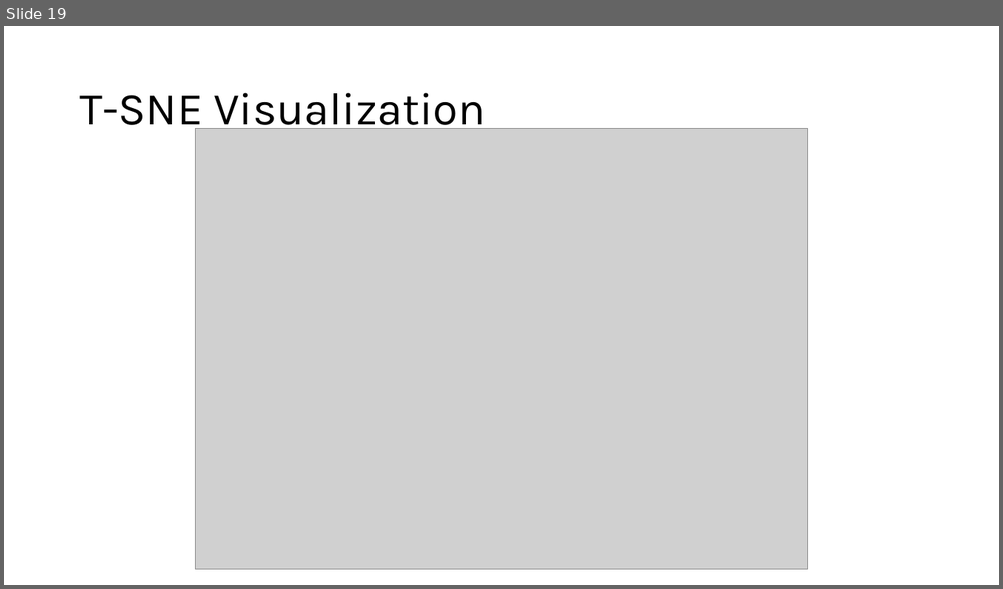
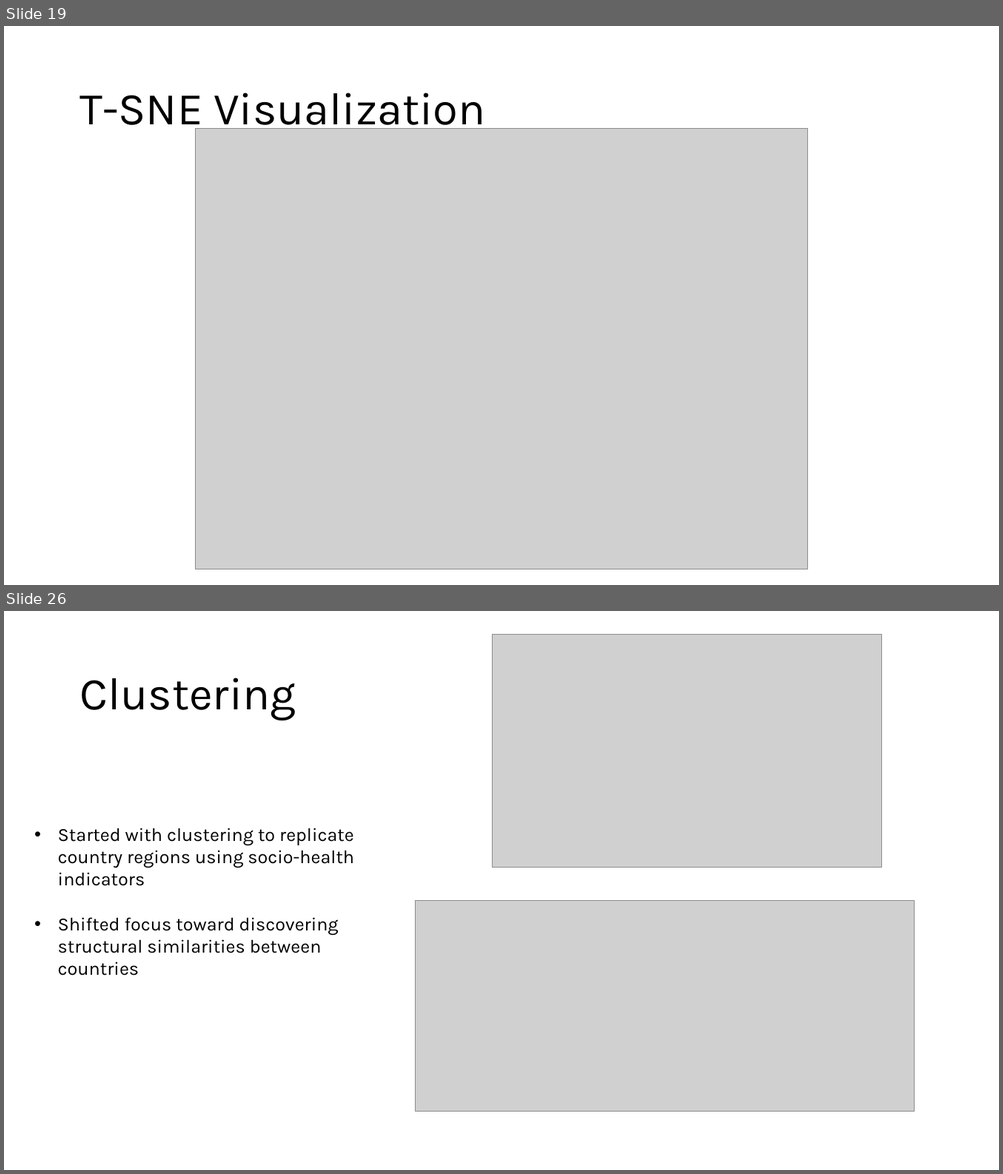
Before and after one commit to mimiep/DSML-LifeExp, a slide deck: FinalPresentation_LE.pptx. Shown one above the other, each under a label of ours: slide 19 before the commit, slides 19 and 26 after it; the slides between them are not shown. The pictures are 1003x589 and 1003x1174 pixels, drawn with LibreOffice and Linux fonts; fonts in the diff are those of the drawing; grey boxes stand for pictures. Boxes give left, top, right and bottom in pixels: in the first picture for what was removed or moved away, otherwise in the second. Text is boxed around its words. In the diff, an @@ line names an element or a change of style, - is before the commit and + after.

```diff
--- a/FinalPresentation_LE.pptx
+++ b/FinalPresentation_LE.pptx
@@ slide 26 added at [4,611,999,1170], background #FFFFFF @@
@@ picture added at [492,634,882,868] @@
@@ title added at [79,678,296,721], 44 pt, text #000000 @@
+Clustering
@@ text added at [58,828,354,954], 18 pt, text #000000 @@
+• Started with clustering to replicate country regions using socio-health indicators
+• Shifted focus toward discovering structural similarities between countries
@@ picture added at [416,900,914,1112] @@
```
Also in this commit, not shown: 2 slides changed, 9 other slides added, 3 slides removed.
